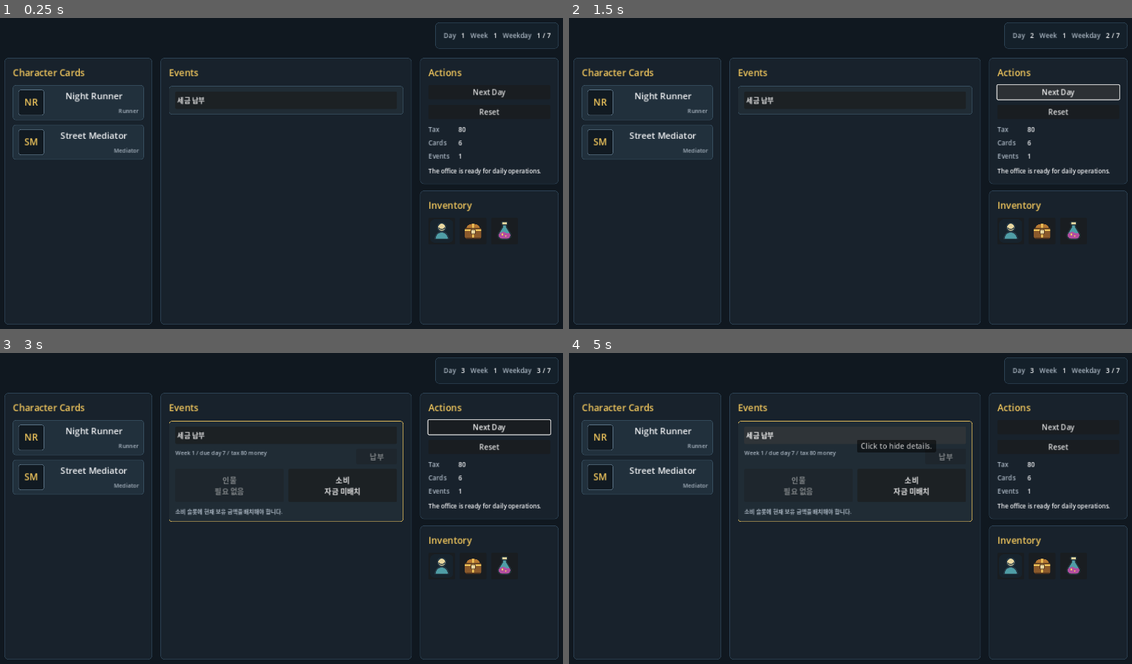
Above: before the commit, frames 1-4 (two rows, left to right).
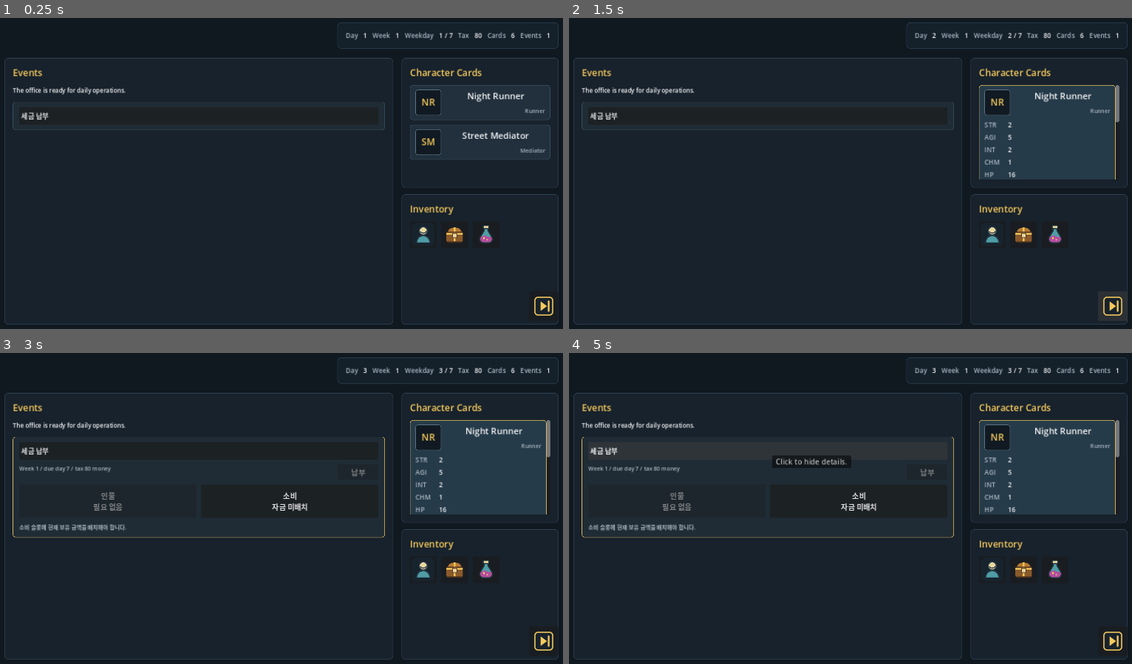
Above: after the commit, the same moments.

Repository: YOONRY/city_of_star
Game: Godot game, scene res://scenes/main/main.tscn
The game is run twice, just before and just after one commit, with the same random seed, the same clock (stepped at 60 frames per second) and the same inputs.
Inputs (mouse positions are in pixels of both pictures, inside the frame that each line leads up to; where the layout moved, square brackets give the same spot in the first picture):
- Up to frame 1 (0.25 s): no input
- Up to frame 2 (1.5 s): click (1058, 111) at 0.5 s, where only the run before the commit has a clickable "Reset"; click (1115, 307) [1058, 92] at 1.25 s
- Up to frame 3 (3 s): click (546, 642) [489, 427] at 2 s; click "세금 납부" at 2.75 s
- Up to frame 4 (5 s): click "소비 자금 미배치" at 3.5 s; click "세금 납부" at 4.25 s

The runs differ from the first frame. In frame 1, 6.5% of the frame differs, in the area x 2-100%, y 1-99%; in frame 2, 10%; in frame 3, 12%; in frame 4, 13%.

Commit message:
Rework main layout for requests

Diff:
--- /dev/null
+++ b/assets/icons/next_day_icon.svg
@@ -0,0 +1,5 @@
+<svg xmlns="http://www.w3.org/2000/svg" viewBox="0 0 64 64">
+  <rect x="10" y="10" width="44" height="44" rx="8" fill="#18222C" stroke="#F4C95D" stroke-width="3"/>
+  <path d="M24 20L40 32L24 44V20Z" fill="#F4C95D"/>
+  <path d="M44 20V44" stroke="#F4C95D" stroke-width="4" stroke-linecap="round"/>
+</svg>
--- a/scripts/ui/main_screen.gd
+++ b/scripts/ui/main_screen.gd
@@ -11,9 +11,8 @@
 var request_count_value: Label
 var status_label: Label
 var event_list: VBoxContainer
-var action_panel: PanelContainer
 var next_day_button: Button
-var reset_button: Button
+var character_panel: PanelContainer
 var character_card_list: VBoxContainer
 var inventory_panel: PanelContainer
 var inventory_drawer: PanelContainer
@@ -67,7 +66,7 @@
 	top_bar.add_child(calendar_panel)
 
 	var calendar_metrics := GridContainer.new()
-	calendar_metrics.columns = 6
+	calendar_metrics.columns = 12
 	calendar_metrics.add_theme_constant_override("h_separation", 12)
 	calendar_metrics.add_theme_constant_override("v_separation", 4)
 	calendar_panel.add_child(calendar_metrics)
@@ -75,15 +74,48 @@
 	day_value = _add_metric(calendar_metrics, "Day")
 	week_value = _add_metric(calendar_metrics, "Week")
 	weekday_value = _add_metric(calendar_metrics, "Weekday")
+	tax_value = _add_metric(calendar_metrics, "Tax")
+	card_count_value = _add_metric(calendar_metrics, "Cards")
+	request_count_value = _add_metric(calendar_metrics, "Events")
 
 	var body := HBoxContainer.new()
 	body.add_theme_constant_override("separation", 18)
 	body.size_flags_vertical = Control.SIZE_EXPAND_FILL
 	layout.add_child(body)
 
-	var character_panel := _make_panel()
-	character_panel.custom_minimum_size = Vector2(320, 0)
-	body.add_child(character_panel)
+	var event_panel := _make_panel()
+	event_panel.size_flags_horizontal = Control.SIZE_EXPAND_FILL
+	body.add_child(event_panel)
+
+	var event_box := VBoxContainer.new()
+	event_box.add_theme_constant_override("separation", 14)
+	event_panel.add_child(event_box)
+
+	event_box.add_child(_make_section_title("Events"))
+
+	status_label = _make_label("", 13)
+	status_label.autowrap_mode = TextServer.AUTOWRAP_WORD_SMART
+	event_box.add_child(status_label)
+
+	var event_scroll := ScrollContainer.new()
+	event_scroll.horizontal_scroll_mode = ScrollContainer.SCROLL_MODE_DISABLED
+	event_scroll.size_flags_vertical = Control.SIZE_EXPAND_FILL
+	event_box.add_child(event_scroll)
+
+	event_list = VBoxContainer.new()
+	event_list.add_theme_constant_override("separation", 10)
+	event_list.size_flags_horizontal = Control.SIZE_EXPAND_FILL
+	event_scroll.add_child(event_list)
+
+	var right_column := VBoxContainer.new()
+	right_column.custom_minimum_size = Vector2(340, 0)
+	right_column.add_theme_constant_override("separation", 14)
+	body.add_child(right_column)
+
+	character_panel = _make_panel()
+	character_panel.size_flags_horizontal = Control.SIZE_EXPAND_FILL
+	character_panel.size_flags_vertical = Control.SIZE_EXPAND_FILL
+	right_column.add_child(character_panel)
 
 	var character_box := VBoxContainer.new()
 	character_box.add_theme_constant_override("separation", 12)
@@ -101,66 +133,6 @@
 	character_card_list.size_flags_horizontal = Control.SIZE_EXPAND_FILL
 	character_scroll.add_child(character_card_list)
 
-	var event_panel := _make_panel()
-	event_panel.size_flags_horizontal = Control.SIZE_EXPAND_FILL
-	body.add_child(event_panel)
-
-	var event_box := VBoxContainer.new()
-	event_box.add_theme_constant_override("separation", 14)
-	event_panel.add_child(event_box)
-
-	event_box.add_child(_make_section_title("Events"))
-
-	var event_scroll := ScrollContainer.new()
-	event_scroll.horizontal_scroll_mode = ScrollContainer.SCROLL_MODE_DISABLED
-	event_scroll.size_flags_vertical = Control.SIZE_EXPAND_FILL
-	event_box.add_child(event_scroll)
-
-	event_list = VBoxContainer.new()
-	event_list.add_theme_constant_override("separation", 10)
-	event_list.size_flags_horizontal = Control.SIZE_EXPAND_FILL
-	event_scroll.add_child(event_list)
-
-	var right_column := VBoxContainer.new()
-	right_column.custom_minimum_size = Vector2(300, 0)
-	right_column.add_theme_constant_override("separation", 14)
-	body.add_child(right_column)
-
-	action_panel = _make_panel()
-	action_panel.size_flags_horizontal = Control.SIZE_EXPAND_FILL
-	right_column.add_child(action_panel)
-
-	var action_box := VBoxContainer.new()
-	action_box.add_theme_constant_override("separation", 12)
-	action_panel.add_child(action_box)
-
-	action_box.add_child(_make_section_title("Actions"))
-
-	next_day_button = Button.new()
-	next_day_button.text = "Next Day"
-	next_day_button.pressed.connect(_on_next_day_pressed)
-	action_box.add_child(next_day_button)
-
-	reset_button = Button.new()
-	reset_button.text = "Reset"
-	reset_button.pressed.connect(_on_reset_pressed)
-	action_box.add_child(reset_button)
-
-	var office_metrics := GridContainer.new()
-	office_metrics.columns = 2
-	office_metrics.add_theme_constant_override("h_separation", 20)
-	office_metrics.add_theme_constant_override("v_separation", 8)
-	action_box.add_child(office_metrics)
-
-	tax_value = _add_metric(office_metrics, "Tax")
-	card_count_value = _add_metric(office_metrics, "Cards")
-	request_count_value = _add_metric(office_metrics, "Events")
-
-	status_label = _make_label("", 13)
-	status_label.autowrap_mode = TextServer.AUTOWRAP_WORD_SMART
-	status_label.size_flags_vertical = Control.SIZE_EXPAND_FILL
-	action_box.add_child(status_label)
-
 	inventory_panel = _make_panel()
 	inventory_panel.size_flags_horizontal = Control.SIZE_EXPAND_FILL
 	inventory_panel.size_flags_vertical = Control.SIZE_EXPAND_FILL
@@ -219,6 +191,16 @@
 	inventory_card_list.add_theme_constant_override("separation", 10)
 	inventory_card_list.size_flags_horizontal = Control.SIZE_EXPAND_FILL
 	inventory_scroll.add_child(inventory_card_list)
+
+	next_day_button = _make_icon_button("res://assets/icons/next_day_icon.svg", "Next Day")
+	next_day_button.custom_minimum_size = Vector2(64, 64)
+	next_day_button.set_anchors_preset(Control.PRESET_BOTTOM_RIGHT)
+	next_day_button.offset_left = -104
+	next_day_button.offset_top = -104
+	next_day_button.offset_right = -40
+	next_day_button.offset_bottom = -40
+	next_day_button.pressed.connect(_on_next_day_pressed)
+	add_child(next_day_button)
 
 
 func _make_panel(background_color: Color = Color("#18222C"), border_color: Color = Color("#2F4659")) -> PanelContainer:
@@ -1010,11 +992,11 @@
 
 func _refresh_inventory_drawer() -> void:
 	if active_drawer_type == NO_ACTIVE_DRAWER:
-		action_panel.visible = true
+		character_panel.visible = true
 		inventory_drawer.visible = false
 		return
 
-	action_panel.visible = false
+	character_panel.visible = false
 	inventory_drawer.visible = true
 
 	if active_drawer_type == GameEnums.CardType.CHARACTER:
Not shown, changed: docs/handoff_update_notes.md
